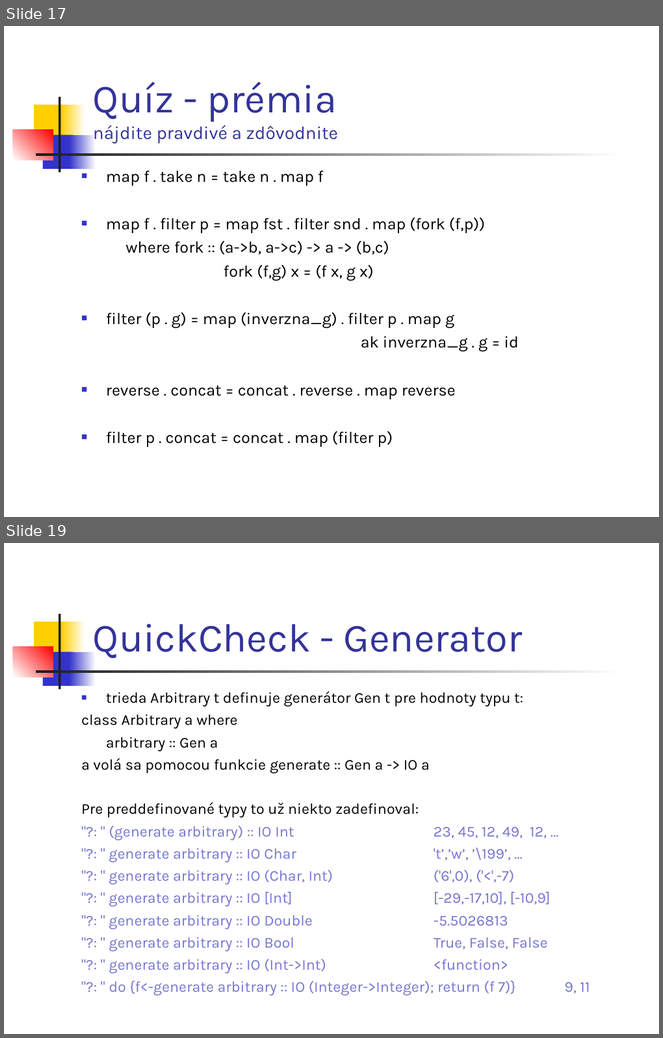
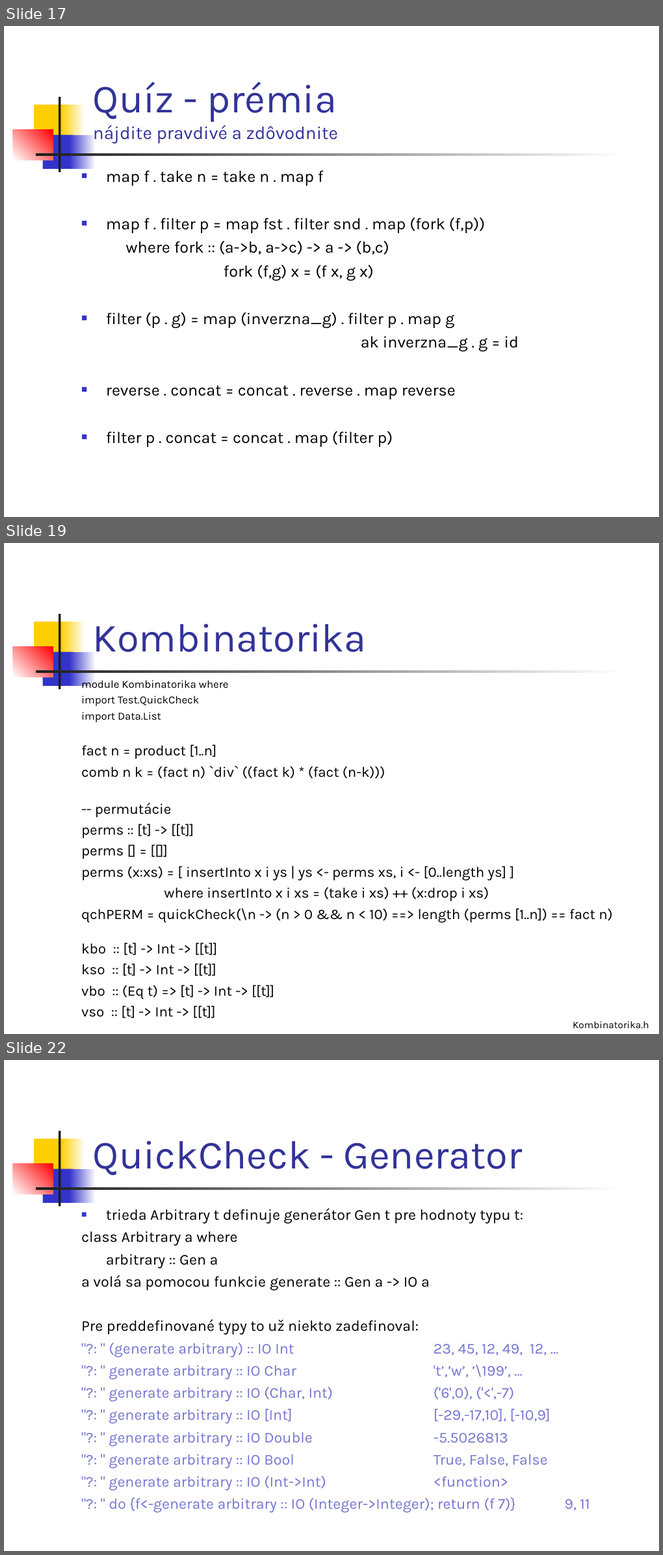
Before and after one commit to Funkcionalne/Prednasky, a slide deck: 02/02_fpro.ppt. Shown one above the other, each under a label of ours: slides 17 and 19 before the commit, slides 17, 19 and 22 after it; the slides between them are not shown. The pictures are 663x1038 and 663x1555 pixels, drawn with LibreOffice and Linux fonts; fonts in the diff are those of the drawing. Boxes give left, top, right and bottom in pixels: in the first picture for what was removed or moved away, otherwise in the second. Text is boxed around its words. In the diff, an @@ line names an element or a change of style, - is before the commit and + after.

```diff
--- a/02/02_fpro.ppt
+++ b/02/02_fpro.ppt
@@ slide 19 added at bbox=[4, 543, 659, 1034], background #FFFFFF; not listed: 7 template elements that a slide beside it also shows @@
@@ title added at bbox=[93, 624, 366, 652], 44 pt, text #333399 @@
+Kombinatorika
@@ text added at bbox=[81, 678, 612, 1019], 16 pt, text #000000 @@
+module Kombinatorika where
+import Test.QuickCheck
+import Data.List
+fact n = product [1..n]
+comb n k = (fact n) `div` ((fact k) * (fact (n-k)))
+-- permutácie
+perms :: [t] -> [[t]]
+perms [] = [[]]
+perms (x:xs) = [ insertInto x i ys | ys <- perms xs, i <- [0..length ys] ]
+where insertInto x i xs = (take i xs) ++ (x:drop i xs)
+qchPERM = quickCheck(\n -> (n > 0 && n < 10) ==> length (perms [1..n]) == fact n)
+kbo :: [t] -> Int -> [[t]]
+kso :: [t] -> Int -> [[t]]
+vbo :: (Eq t) => [t] -> Int -> [[t]]
+vso :: [t] -> Int -> [[t]]
@@ text added at bbox=[573, 1021, 649, 1029], 11 pt, text #000000 @@
+Kombinatorika.hs
@@ what was slide 19 is now slide 22 @@
```
Also in this commit, not shown: 6 slides changed, 2 other slides added, 9 other files.
